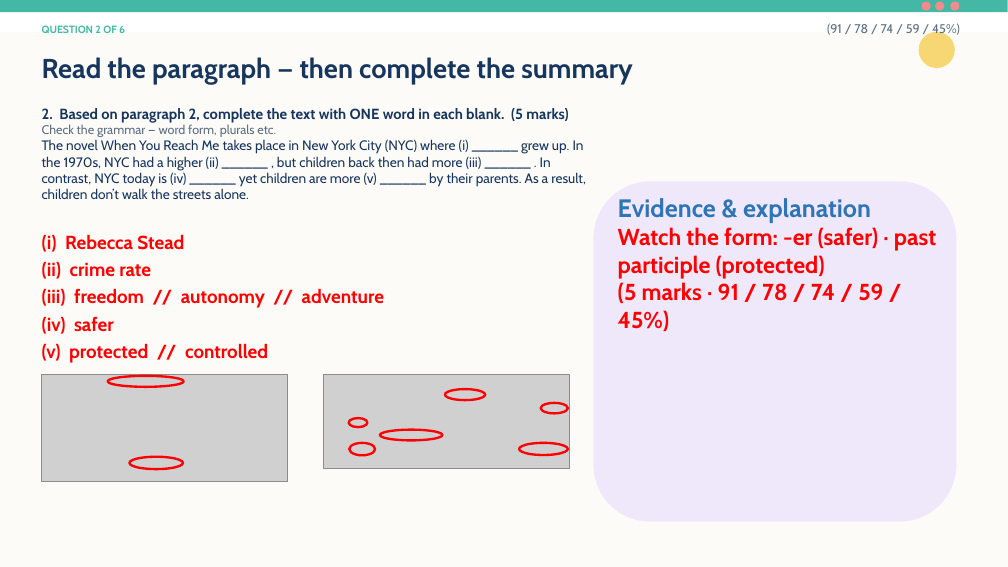
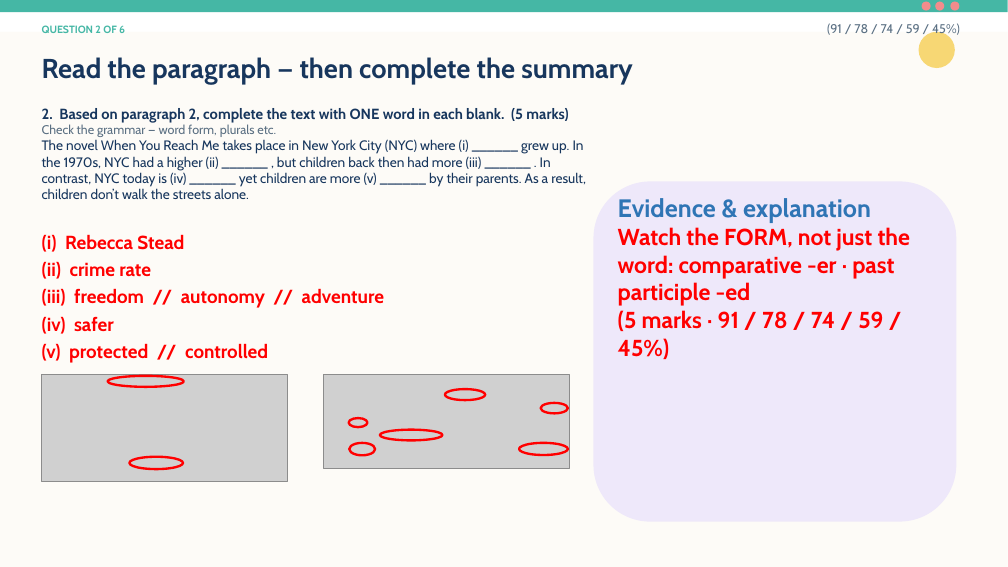
Before and after one commit to flyingbee2026/f6-sp-lesson6, a slide deck: slide 6 of F6_SP_Lesson_6_2013_Part_B2_Cloze_PPT.pptx. Drawn at 1008x567 pixels with LibreOffice and Linux fonts; fonts in the diff are those of the drawing; grey boxes stand for pictures. Boxes give left, top, right and bottom in pixels: in the first picture for what was removed or moved away, otherwise in the second. Text is boxed around its words. In the diff, an @@ line names an element or a change of style, - is before the commit and + after.

```diff
--- a/F6_SP_Lesson_6_2013_Part_B2_Cloze_PPT.pptx
+++ b/F6_SP_Lesson_6_2013_Part_B2_Cloze_PPT.pptx
@@ text at box(618, 227, 911, 306): text changed @@
-Watch the form: -er (safer) · past participle (protected)
+Watch the FORM, not just the word: comparative -er · past participle -ed
```
Also in this commit, not shown: 2 other slides changed.
